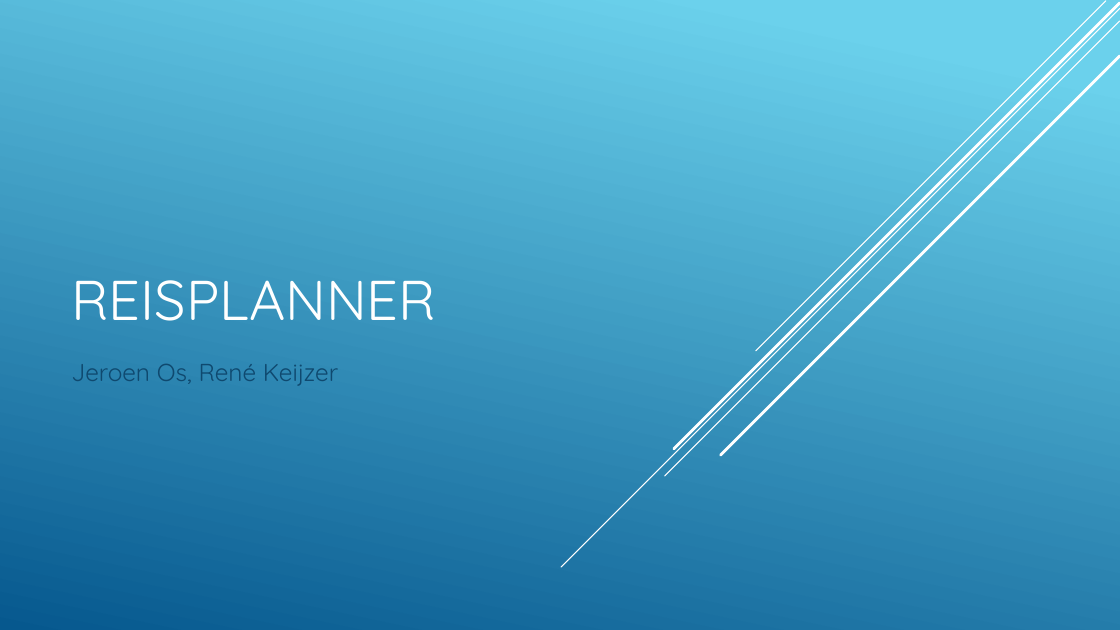
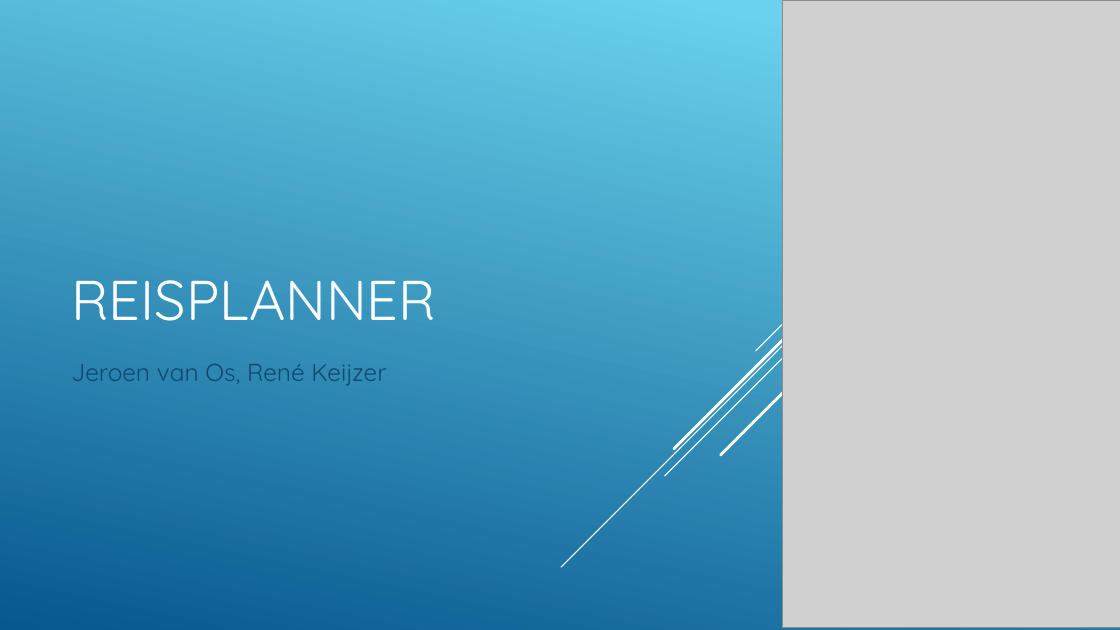
Before and after one commit to rene1997/C-uwp-applicatie-eindopdracht, a slide deck: slide 1 of ipr presentatie.pptx. Drawn at 1120x630 pixels with LibreOffice and Linux fonts; fonts in the diff are those of the drawing; grey boxes stand for pictures. Boxes give left, top, right and bottom in pixels: in the first picture for what was removed or moved away, otherwise in the second. Text is boxed around its words. In the diff, an @@ line names an element or a change of style, - is before the commit and + after.

```diff
--- a/ipr presentatie.pptx
+++ b/ipr presentatie.pptx
@@ picture added at (x1=783, y1=0, x2=1120, y2=627) @@
@@ subtitle at (x1=71, y1=364, x2=386, y2=386): text changed @@
-Jeroen Os, René Keijzer
+Jeroen van Os, René Keijzer
```
Also in this commit, not shown: 3 other slides changed, 1 slide added.
